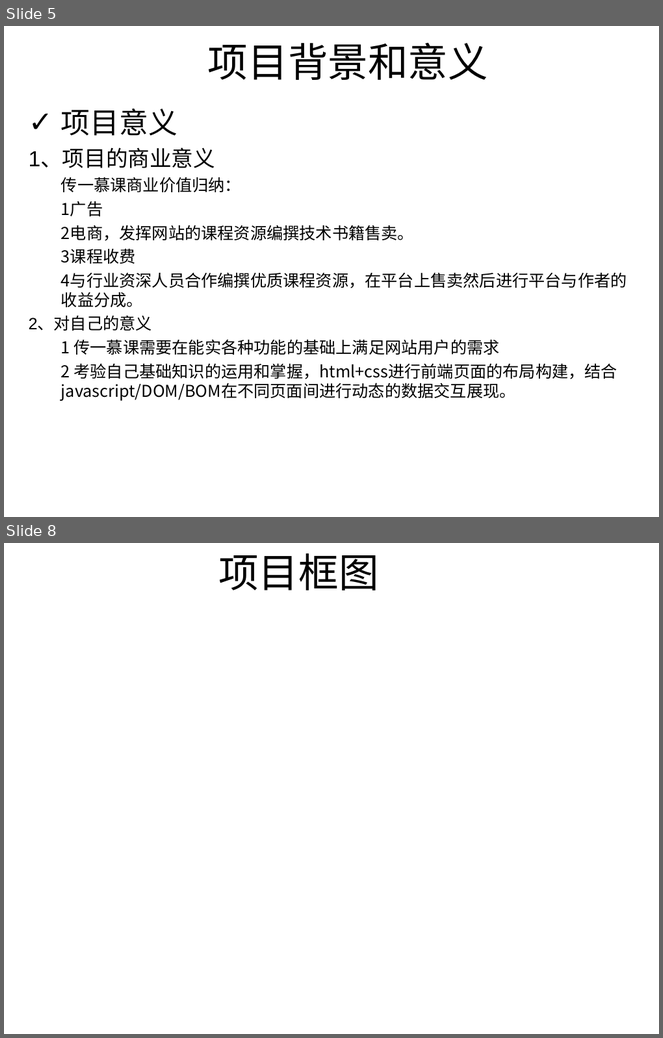
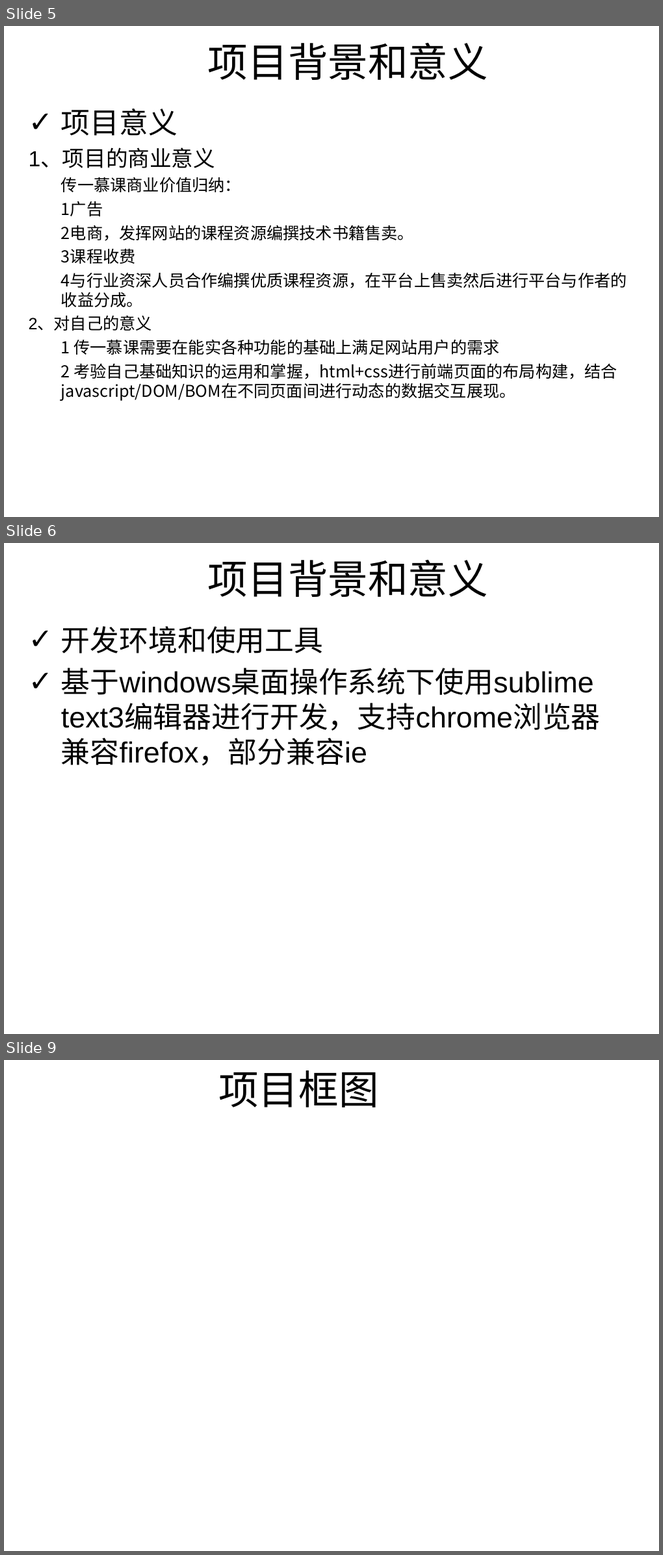
Before and after one commit to chuntong007/CY-work, a slide deck: 一阶项目文件/hx180310林春通一阶评审ppt模板.ppt. Shown one above the other, each under a label of ours: slides 5 and 8 before the commit, slides 5, 6 and 9 after it; the slides between them are not shown. The pictures are 663x1038 and 663x1555 pixels, drawn with LibreOffice and Linux fonts; fonts in the diff are those of the drawing; background and template pictures are left out. Boxes give left, top, right and bottom in pixels: in the first picture for what was removed or moved away, otherwise in the second. Text is boxed around its words. In the diff, an @@ line names an element or a change of style, - is before the commit and + after.

```diff
--- a/一阶项目文件/hx180310林春通一阶评审ppt模板.ppt
+++ b/一阶项目文件/hx180310林春通一阶评审ppt模板.ppt
@@ slide 6 added at (x1=4, y1=543, x2=659, y2=1034), background picture (left out) @@
@@ title added at (x1=208, y1=559, x2=488, y2=597), 44 pt, text #000000 @@
+项目背景和意义
@@ text added at (x1=61, y1=626, x2=601, y2=766), 32 pt, text #000000 @@
+✓ 开发环境和使用工具
+✓ 基于windows桌面操作系统下使用sublime text3编辑器进行开发，支持chrome浏览器兼容firefox，部分兼容ie
@@ what was slide 8 is now slide 9 @@
```
Also in this commit, not shown: 7 slides changed, 8 other slides added, 1 slide removed, 6 other files.
